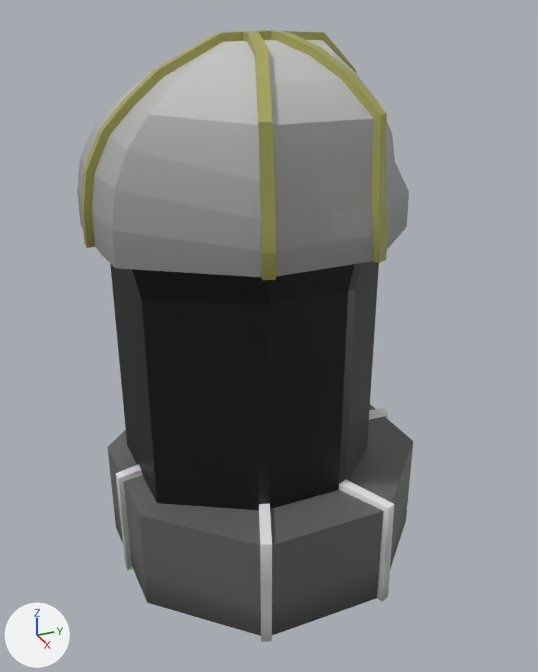
Renders of the FBX model DefendTheGoblinVillage/Assets/Assets/3D_Assets/Enemies/Normal Soldier.fbx from each side of a commit.
Before and after are seen from a 50 mm camera at (1.091, -0.475, 1.493) aimed at (0.027, 0.003, 0.962). Arrows for +X, +Y and +Z are at lower left; the lights stay in place. The picture after the commit comes second. Where no turn or scale is listed for an object, it has been applied to the vertices.
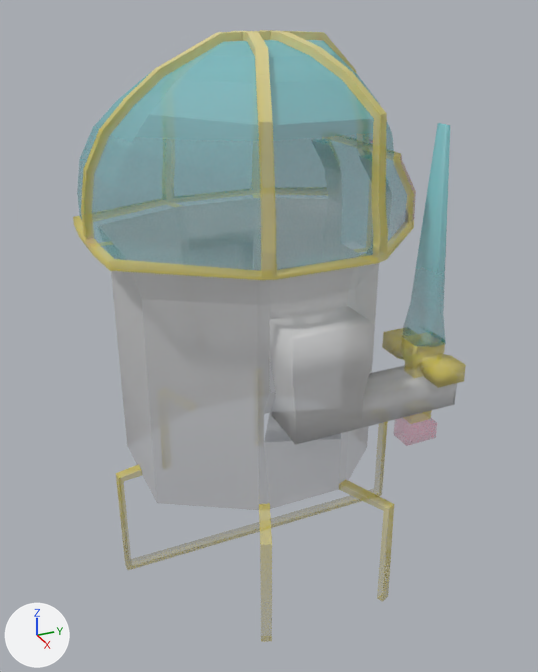
Location of each change, (x1, y1, x2, y2) in pixels of the pictures (538 x 672 px):
'Cylinder', surface changed, reshaped
    before: (77, 30, 413, 642)
    after: (73, 30, 466, 585)
part 1 of me_cylinder, reshaped
    before: (261, 233, 388, 280)
    after: (73, 31, 466, 501)
part 2 of me_cylinder, surface changed
    before: (77, 30, 413, 642)
    after: (81, 30, 394, 585)

Patch to the scene script:
```diff
--- a/DefendTheGoblinVillage/Assets/Assets/3D_Assets/Enemies/Normal Soldier.fbx.py
+++ b/DefendTheGoblinVillage/Assets/Assets/3D_Assets/Enemies/Normal Soldier.fbx.py
@@ img_goblin_buildings_colour_palate_png @@
-img_goblin_buildings_colour_palate_png = load_image('Goblin Buildings Colour Palate.png', '../../2D Assets/Goblin Buildings Colour Palate.png', 64, 64, 'sRGB')
+img_goblin_buildings_colour_palate_png = load_image('Goblin Buildings Colour Palate.png', '../../2D Assets/Goblin Buildings Colour Palate.png', 64, 64, 'Non-Color')
@@ mat_enemymat @@
 n0 = _N.new('ShaderNodeBsdfPrincipled'); n0.name = 'Principled BSDF'
 n2.image = img_goblin_buildings_colour_palate_png
+n3 = _N.new('ShaderNodeTexImage'); n3.name = 'Image Texture.001'
+n3.image = img_goblin_buildings_colour_palate_png
 _L.new(n2.outputs[0], n0.inputs[0])  # 'Color' to 'Base Color'
 _L.new(n0.outputs[0], n1.inputs[0])  # 'BSDF' to 'Surface'
+_L.new(n3.outputs[0], n0.inputs[4])  # 'Color' to 'Alpha'
@@ me_cylinder @@
 # used by ob_cylinder; location = (0.0, 0.0, 0.929)
-me_cylinder.from_pydata(...)  # 404 vertices, 398 faces; spans x -0.276..0.276, y -0.285..0.273, z -0.395..0.516
+me_cylinder.from_pydata(...)  # 902 vertices, 894 faces; spans x -0.276..0.295, y -0.285..0.273, z -0.395..0.516
+# me_cylinder part 1: 8 vertices removed from x -0.229..0.23, y -0.097..0.102, z 0.216; 506 vertices added at x -0.257..0.295, y -0.285..0.254, z -0.387..0.513
+# me_cylinder part 2: 281 kept faces spanning x -0.276..0.276, y -0.285..0.273, z -0.395..0.516 get new texture (UV) coordinates
 me_cylinder.materials.append(mat_enemymat)
```
